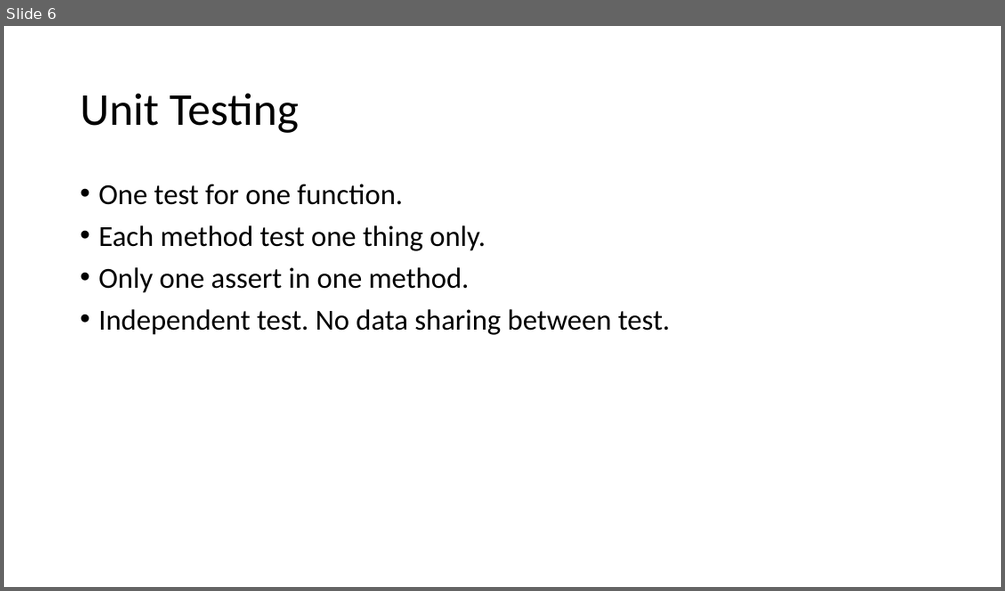
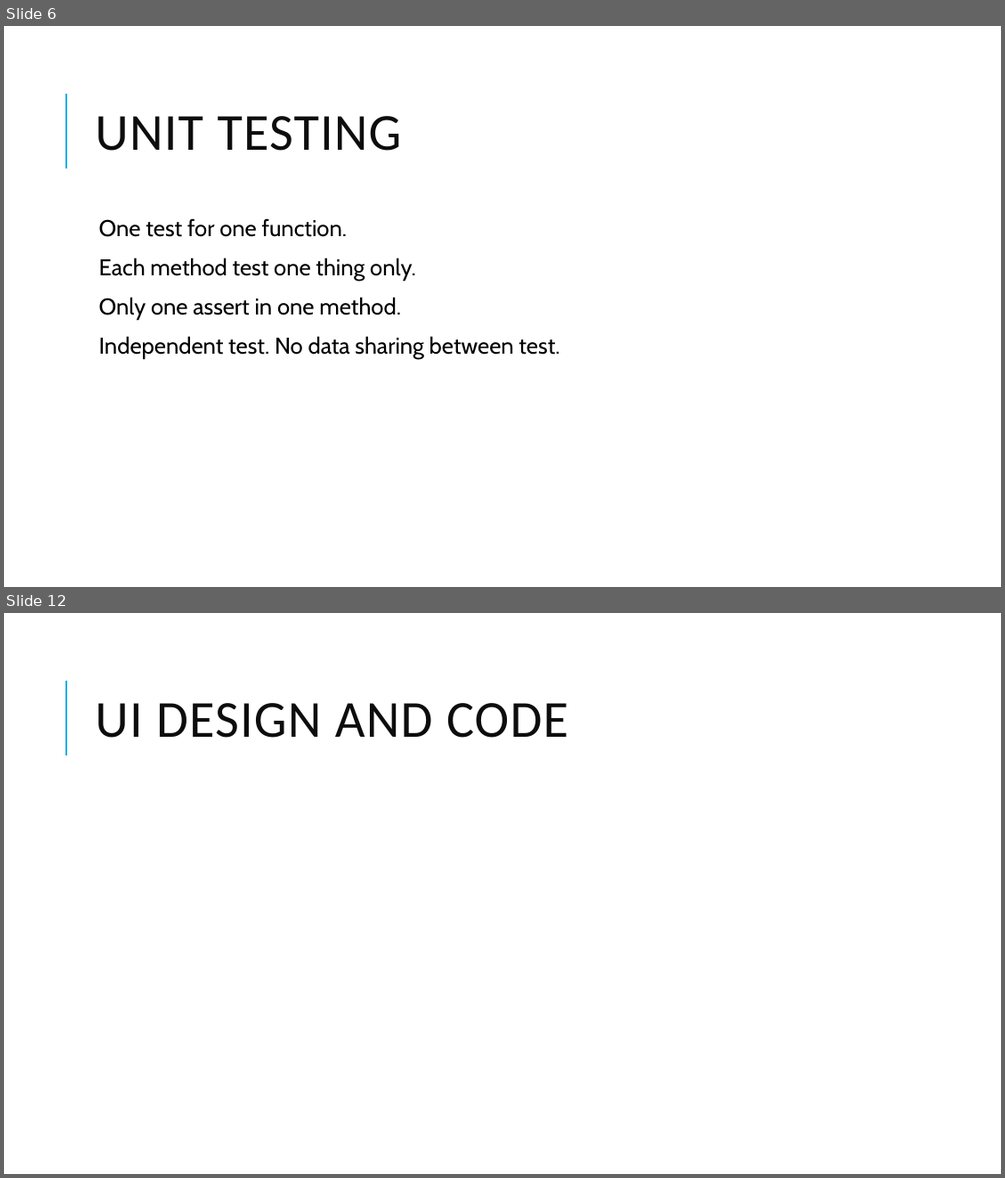
Before and after one commit to admondtamang/e-commerce-cp, a slide deck: E-commerce site.pptx. Shown one above the other, each under a label of ours: slide 6 before the commit, slides 6 and 12 after it; the slides between them are not shown. The pictures are 1005x591 and 1005x1178 pixels, drawn with LibreOffice and Linux fonts; fonts in the diff are those of the drawing. Boxes give left, top, right and bottom in pixels: in the first picture for what was removed or moved away, otherwise in the second. Text is boxed around its words. In the diff, an @@ line names an element or a change of style, - is before the commit and + after.

```diff
--- a/E-commerce site.pptx
+++ b/E-commerce site.pptx
@@ slide 12 added at [4,613,1001,1174], background #FFFFFF; not listed: 1 template element that a slide beside it also shows @@
@@ title added at [95,703,568,738], 50 pt, text #0D0D0D @@
+UI DESIGN AND CODE
@@ slide 6 changed as well @@
@@ line added from (66, 168) to (66, 94), #1CADE4 1.5 pt @@
@@ title at [95,116,402,151]: text changed; size 44 to 50 pt; text colour #000000 to #0D0D0D @@
-Unit Testing
+UNIT TESTING
@@ text "One test for one function.": place and size @@
-text "One test for one function." at [98,184,670,335]
+text "One test for one function." at [99,218,559,359]
@@ text "One test for one function." at [99,218,559,359]: size 28 to 22 pt, font Calibri to Cabin; bullet • to  ; more space between paragraphs @@
```
Also in this commit, not shown: 6 other slides changed, 7 other slides added, 43 other files.
